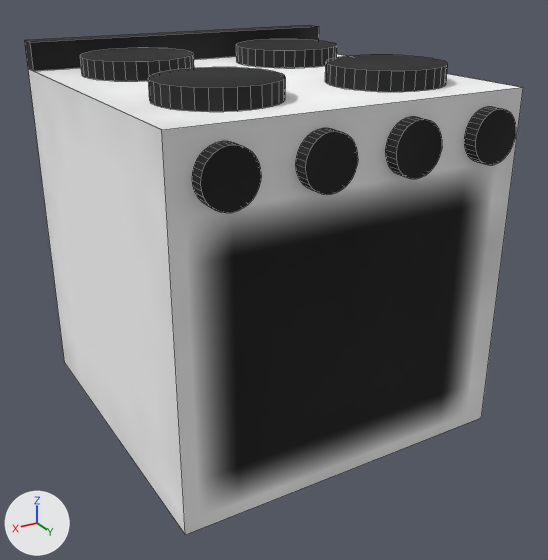
Renders of the OBJ model models/cooker.obj from each side of a commit.
Both versions are drawn from a 50 mm camera at (2.14, 3.75, 1.63) aimed at (0.01, 0.2, -0.15). The axes (+X, +Y, +Z) are drawn at lower left. The lights are the same throughout. Mesh edges are drawn as thin lines. Where no turn or scale is listed for an object, it has been applied to the vertices. Vertices at the same position are counted once.
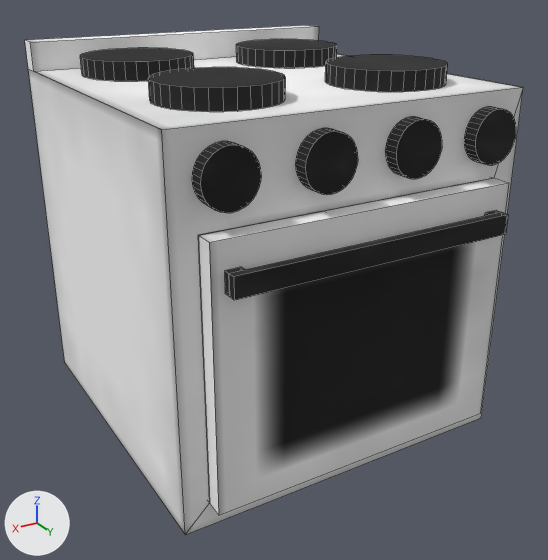
Where the change shows, as pixel boxes [x1, y1, x2, y2] in the pictures (548 x 560 px):
part 1 of me_circle, added
    after: [198, 211, 321, 333]
part 2 of me_circle, added
    after: [198, 178, 509, 515]
part 3 of me_circle, added
    after: [225, 267, 245, 297]
part 4 of me_circle, added
    after: [485, 210, 501, 216]
part 5 of me_circle, added (black)
    after: [229, 212, 508, 300]
part 6 of me_circle, built on
    both: [162, 87, 523, 535]
part 7 of me_circle, surface changed (black to grey)
    both: [25, 25, 515, 213]

The change, as a list of edits to the scene's bpy script:
```text
Change me_circle:
    used by ob_circle; location = (0.0, 0.0, 0.0)
    verts and faces of me_circle; kept vertices keep their numbers, new ones are numbered from 526
    before: 68 (1.0, 1.0, -1.0) at pixel (185, 534), 69 (1.0, 1.0, 1.0) at pixel (161, 129), 70 (-1.0, 1.0, -1.0) at pixel (481, 417), 71 (-1.0, 1.0, 1.0) at pixel (523, 87)
    remove me_circle.from_pydata(...)  # 526 vertices, 274 faces; spans x -1.0..1.0, y -1.0..1.08, z -1.0..1.16
    add me_circle.from_pydata(...)  # 574 vertices, 310 faces; spans x -1.0..1.0, y -1.0..1.18, z -1.0..1.16
    me_circle part 1: a new loose piece, a box spanning x -0.862..0.862, y -0.89..0.956, z -0.138..-0.076, in mat_none (picture img_cooker_png)
    me_circle part 2: a new loose piece, a box spanning x -0.86..0.86, y 1.0..1.1, z -0.86..0.54, in mat_none (picture img_cooker_png)
    me_circle part 3: a new loose piece, a box spanning x 0.717..0.796, y 1.104..1.142, z 0.294..0.401, in mat_none (picture img_cooker_png)
    me_circle part 4: a new loose piece, a box spanning x -0.796..-0.717, y 1.104..1.142, z 0.294..0.401, in mat_none (picture img_cooker_png)
    me_circle part 5: a new loose piece, a box spanning x -0.796..0.796, y 1.142..1.185, z 0.294..0.401, in mat_none (picture img_cooker_png)
    me_circle part 6
    add delete_faces([(68, 70, 71, 69)])
    add verts[526] = (-0.86, -0.89, -0.86)
    add verts[527] = (-0.86, -0.89, 0.54)
    add verts[528] = (-0.86, 1.0, -0.86)
    add verts[529] = (-0.86, 1.0, 0.54)  # pixel (493, 177)
    add for new, old in zip([*range(530, 534)], [*range(526, 530)]): verts[new] = verts[old] + (1.72, 0.0, 0.0)
    add faces += [(526, 528, 529, 527), (526, 527, 531, 530), (68, 70, 71, 529, 528, 532), (530, 531, 533, 532), (68, 532, 533, 529, 71, 69), (526, 530, 532, 528)]
    add faces += [(527, 529, 533, 531)]
    me_circle part 7: 269 kept faces spanning x -1.0..1.0, y -1.0..1.08, z -1.0..1.16 get new texture (UV) coordinates
```
